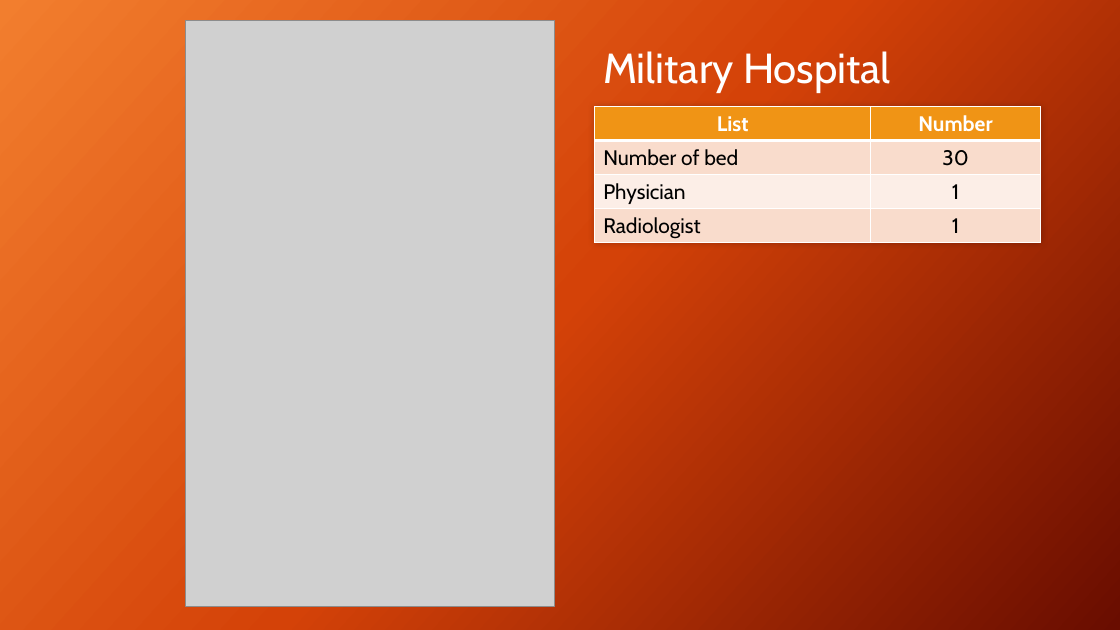
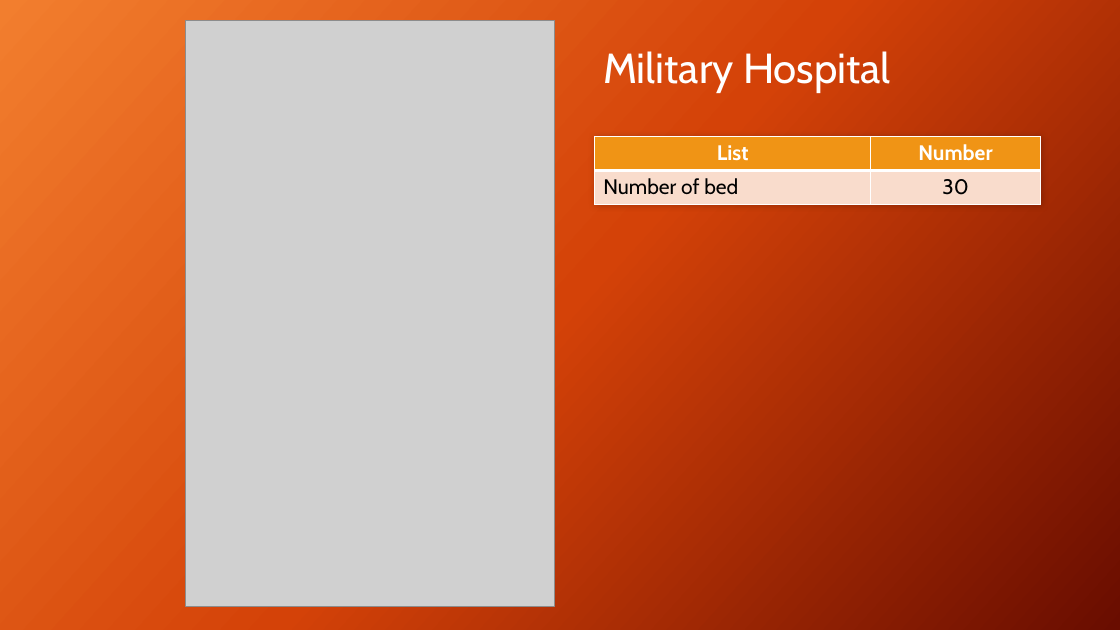
Before and after one commit to joblackpoc/Jobs_SSJ, a slide deck: slide 5 of gishealth_Eng.pptx. Drawn at 1120x630 pixels with LibreOffice and Linux fonts; fonts in the diff are those of the drawing; grey boxes stand for pictures. Boxes give left, top, right and bottom in pixels: in the first picture for what was removed or moved away, otherwise in the second. Text is boxed around its words. In the diff, an @@ line names an element or a change of style, - is before the commit and + after.

```diff
--- a/gishealth_Eng.pptx
+++ b/gishealth_Eng.pptx
@@ table at (595, 136, 1040, 204) @@
-row 3: Physician | 1
-row 4: Radiologist | 1
@@ table: place and size @@
-table at (595, 107, 1040, 243)
+table at (595, 136, 1040, 204)
```
Also in this commit, not shown: 1 other file.
